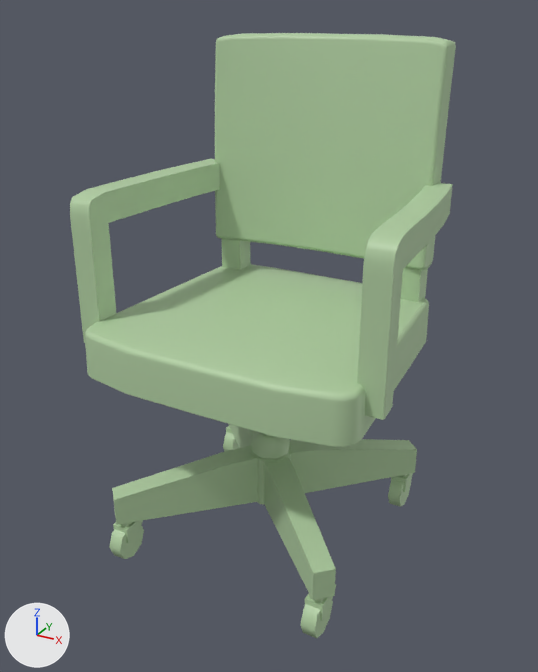
The FBX model HoodwinkProject/Assets/_Hoodwink/Models/Blockout/mdl_OfficeChair_01.fbx as it was, and as the next commit left it.
Both versions are drawn from a camera (50 mm lens) standing at (0.544, -1.015, 0.887) and looking at (-0.014, -0.002, 0.381). Lighting does not change. The marker at lower left points along +X, +Y and +Z. Where no turn or scale is listed for an object, it has been applied to the vertices.

Objects in the first picture: 'Prop_officeChair_01'.
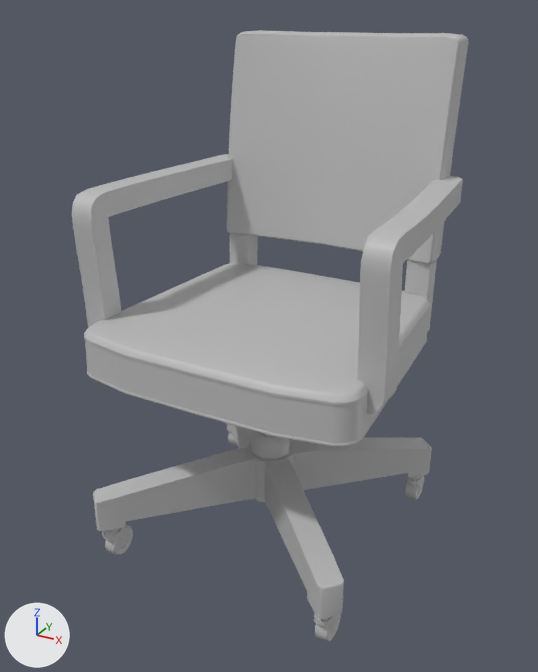
What the commit changed:
Material 'chairs_MAT_01' (mat_chairs_mat_01) is new.
Its base color is (0.5, 0.5, 0.5) (grey #bcbcbc).
me_mesh is used by ob_prop_officechair_01; location (0.0, 0.0, 0.0).
me_mesh had 896 vertices, 890 faces and spanned x -0.26..0.26, y -0.246..0.234, z 0.0..0.849.
me_mesh now has 1976 vertices, 2002 faces and spans x -0.257..0.257, y -0.251..0.306, z 0.0..0.851.
me_mesh part 1: the loose piece of 268 vertices spanning x -0.206..0.206, y 0.132..0.234, z 0.488..0.849 is rebuilt with 378 vertices and now spans x -0.206..0.206, y 0.17..0.306, z 0.488..0.851, in mat_chairs_mat_01 (grey #bcbcbc).
me_mesh part 2: the loose piece of 50 vertices spanning x 0.188..0.26, y -0.184..0.164, z 0.386..0.632 is rebuilt with 58 vertices and now spans x 0.188..0.257, y -0.184..0.223, z 0.386..0.632, in mat_chairs_mat_01 (grey #bcbcbc).
me_mesh part 3: the loose piece of 44 vertices spanning x -0.26..-0.188, y -0.184..0.164, z 0.386..0.632 is rebuilt with 58 vertices and now spans x -0.257..-0.188, y -0.184..0.223, z 0.386..0.632, in mat_chairs_mat_01 (grey #bcbcbc).
me_mesh part 4: the loose piece of 12 vertices spanning x -0.21..-0.002, y -0.017..0.191, z 0.08..0.171 is rebuilt with 46 vertices and now spans x -0.231..0.231, y -0.02..0.21, z 0.074..0.171, in mat_chairs_mat_01 (grey #bcbcbc).
me_mesh part 5: the loose piece of 12 vertices spanning x 0.002..0.21, y -0.229..-0.022, z 0.08..0.171 is rebuilt with 46 vertices and now spans x -0.231..0.231, y -0.251..-0.021, z 0.074..0.171, in mat_chairs_mat_01 (grey #bcbcbc).
me_mesh part 6: 177 vertices removed from x -0.21..0.21, y -0.24..0.203, z 0.0..0.173; 873 vertices added at x -0.219..0.218, y -0.241..0.23, z 0.0..0.173.
me_mesh part 7: 136 vertices removed from x -0.222..0.223, y -0.231..0.183, z 0.354..0.563; 320 vertices added at x -0.235..0.236, y -0.247..0.217, z 0.346..0.494.
me_mesh part 8: 124 faces spanning x -0.234..0.235, y -0.246..0.196, z 0.173..0.435 switch from mat_lambert19 (green #b1cea3) to mat_chairs_mat_01 (grey #bcbcbc).

What differs and where, as boxes [x1, y1, x2, y2] in the pictures (538 x 672 px):
'Prop_officeChair_01', reshaped
    before: [70, 33, 456, 638]
    after: [72, 30, 469, 642]
part 1 of me_mesh, rebuilt
    before: [215, 33, 456, 270]
    after: [227, 30, 469, 264]
part 2 of me_mesh, rebuilt (10% wider)
    before: [357, 183, 453, 420]
    after: [357, 176, 463, 414]
part 3 of me_mesh, rebuilt (7% wider)
    before: [70, 159, 220, 343]
    after: [72, 154, 233, 328]
part 4 of me_mesh, rebuilt
    before: [229, 424, 256, 448]
    after: [225, 423, 432, 490]
part 5 of me_mesh, rebuilt (245% wider, 21% taller)
    before: [264, 457, 336, 600]
    after: [93, 446, 344, 619]
part 6 of me_mesh, built on
    before: [109, 426, 417, 638]
    after: [102, 425, 424, 642]
part 7 of me_mesh, built on
    before: [221, 239, 428, 302]
    after: [84, 233, 437, 447]
part 8 of me_mesh, recoloured (green to grey)
    both: [85, 264, 429, 459]
